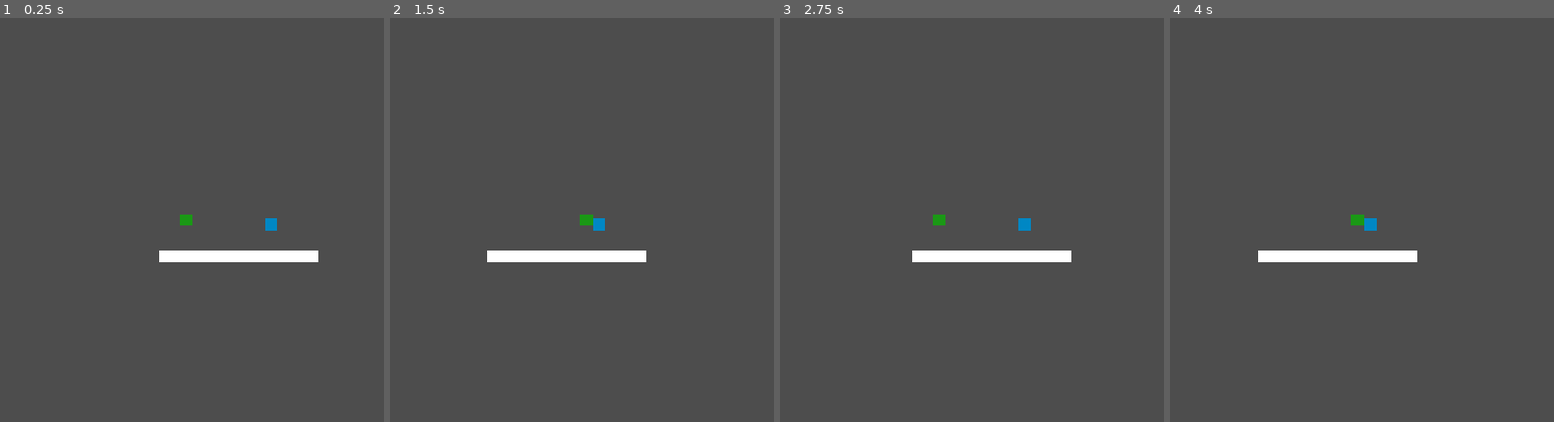
Above: before the commit, frames 1-4 (left to right).
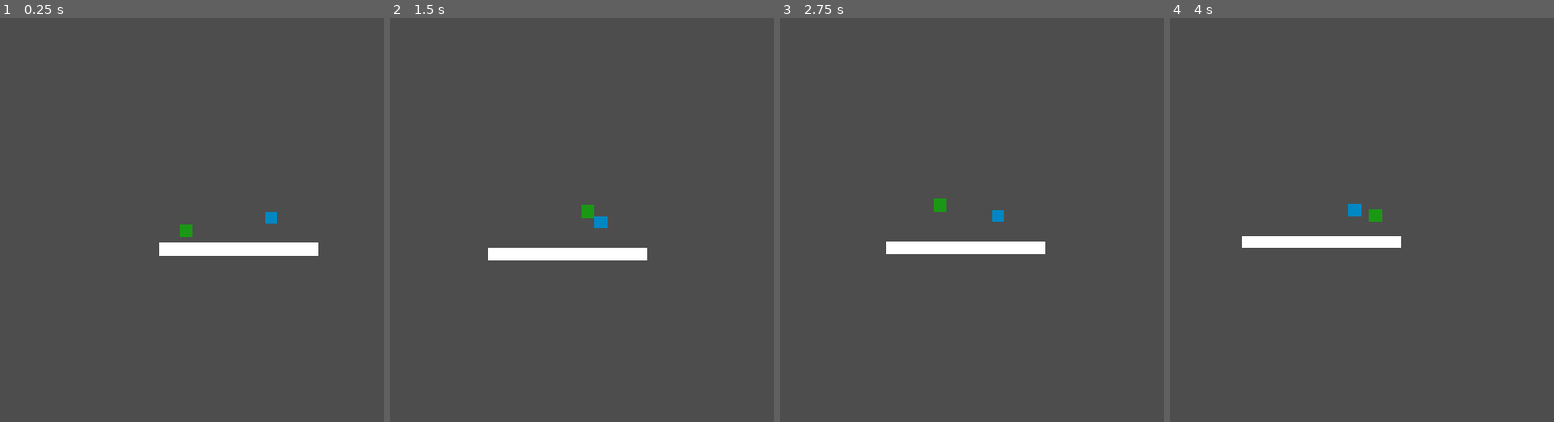
Above: after the commit, the same moments.

Repository: Luduturgist/Tech-2-Platformer
Game: Godot game, scene res://Debug/debug_scene.tscn
Same seed, same stepped clock (60 frames per second), same inputs: the game is played once before the commit and once after it. This scene is started directly instead of the project's main scene.
Inputs:
- Up to frame 1 (0.25 s): no input
- Up to frame 2 (1.5 s): tap Enter (ui_accept) at 0.5, 0.6 s; hold Space (Jump) 0.53-1.28 s; hold D (Right) from 0.53 s (still down); tap Space (Jump) at 1.35 s
- Up to frame 3 (2.75 s): tap Space (Jump) at 1.52, 1.82 s; tap Enter (ui_accept) at 1.55 s; release D (Right) at 2.03 s; hold A (Left) from 2.03 s (still down); hold Space (Jump) from 2.03 s (still down); tap F (Cheer) at 2.1 s
- Up to frame 4 (4 s): release A (Left) at 2.78 s; release Space (Jump) at 2.78 s; hold D (Right) from 2.78 s (still down); tap Enter (ui_accept) at 2.85, 3.6 s; tap Space (Jump) at 3.02, 3.32 s; hold Space (Jump) from 3.53 s (still down)

The runs differ from the first frame. In frame 1, 1.8% of the frame differs, in the area x 41-83%, y 48-61%; in frame 2, 0.7%; in frame 3, 2.3%; in frame 4, 2.8%, in the area x 18-65%, y 46-61%.

Commit message:
Godotting

Diff:
--- a/Godot/multiplayer-1/Debug/debug_scene.tscn
+++ b/Godot/multiplayer-1/Debug/debug_scene.tscn
@@ -10,11 +10,6 @@
 script = ExtResource("1_xe0ui")
 playerA = NodePath("Player")
 playerB = NodePath("Player2")
-
-[node name="MultiplayerSpawner" type="MultiplayerSpawner" parent="." unique_id=1414800095]
-_spawnable_scenes = PackedStringArray("uid://b815wdlnbej0k", "uid://d11aymhapnwew")
-spawn_path = NodePath("..")
-spawn_limit = 2
 
 [node name="Floor" type="StaticBody2D" parent="." unique_id=257368736]
 position = Vector2(0, 20)
--- a/Godot/multiplayer-1/Player/Player A.tscn
+++ b/Godot/multiplayer-1/Player/Player A.tscn
@@ -10,7 +10,7 @@
 
 [sub_resource type="RectangleShape2D" id="RectangleShape2D_ejki1"]
 
-[node name="Player" type="CharacterBody2D" unique_id=1254970227]
+[node name="Player A" type="CharacterBody2D" unique_id=1254970227]
 script = ExtResource("1_34jae")
 cam = ExtResource("2_cp4ws")
 
--- a/Godot/multiplayer-1/Player/Player B.tscn
+++ b/Godot/multiplayer-1/Player/Player B.tscn
@@ -10,7 +10,7 @@
 
 [sub_resource type="RectangleShape2D" id="RectangleShape2D_ejki1"]
 
-[node name="Player" type="CharacterBody2D" unique_id=1254970227]
+[node name="Player B" type="CharacterBody2D" unique_id=1254970227]
 script = ExtResource("1_yifjq")
 cam = ExtResource("2_8w4ie")
 
--- a/Godot/multiplayer-1/Player/movement.gd
+++ b/Godot/multiplayer-1/Player/movement.gd
@@ -2,9 +2,8 @@
 class_name Movement
 
 @export var speed: float = 10000
-@export var jump: float = 10000
+@export var jump: float = -300
 @export var cam: PackedScene
-@onready var pivot: Node2D = self
 var sp: float = 0
 
 func dress() -> void:
@@ -28,19 +27,24 @@
 
 
 	if sp == 0: return
-	if not is_on_floor():
-		pivot.velocity += get_gravity() * delta
-
-	if Input.is_action_just_pressed("ui_accept") and is_on_floor():
-		pivot.velocity.y = jump
 
 
+	if not is_on_floor():
+		velocity += get_gravity() * delta
+		if velocity.y > -jump * 2: velocity.y = -jump * 2
+
+	if Input.is_action_pressed("Jump") and is_on_floor():
+		velocity.y = jump
+
 	var xRaw: float = Input.get_axis("Left", "Right")
-	var yRaw: float = Input.get_axis("Up", "Down")
+	# yRaw: float = Input.get_axis("Up", "Down")
 
-	var dir := Vector2(xRaw, yRaw) * sp * delta
-	pivot.velocity = dir
-	pivot.move_and_slide()
+	var dir := Vector2(xRaw, 0)
+	if dir:
+		velocity.x = move_toward(0, dir.x * speed, speed * delta)
+	else:
+		velocity.x = move_toward(velocity.x, 0, speed * delta)
+	move_and_slide()
 
 	if Input.is_action_just_pressed("Cheer"): rpc("cheer")
 
